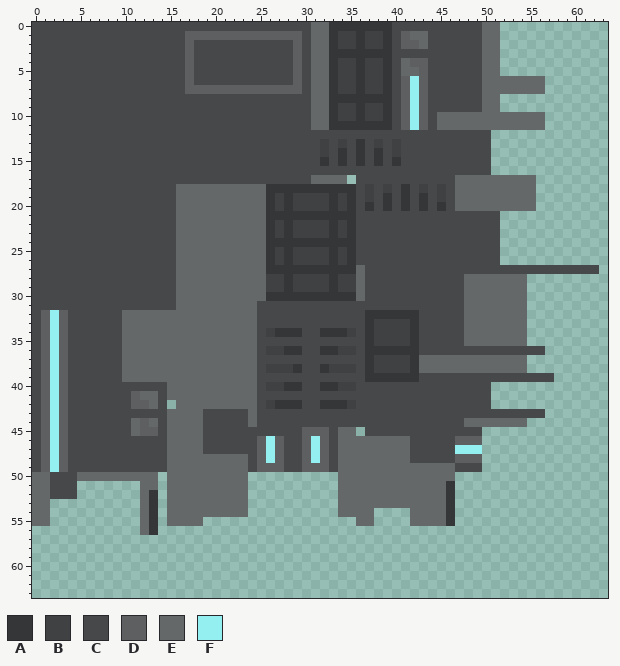
Edited in one commit: pixel-art sprite (assets/minecraft/textures/spaceship/furniture/seat2.png). The picture above is the old version.
The file is 64x64 pixels. Colours within 5 levels of each other are drawn and written as one.
Palette (. is transparent): A #353637  B #3f4142  C #464849  D #5d5f60  E #656869  F #94eff1
Pixels before (only the part around the change), first column x 0:
 0 CCCCCCCCCCCCCCCCCCCCCCCCCCCCCCCEEAAAAAAACCCCCCCCCCEE............
 1 CCCCCCCCCCCCCCCCCDDDDDDDDDDDDDCEEABBABBACDEECCCCCCEE............
 2 CCCCCCCCCCCCCCCCCDCCCCCCCCCCCDCEEABBABBACDDECCCCCCEE............
 3 CCCCCCCCCCCCCCCCCDCCCCCCCCCCCDCEEAAAAAAACCCCCCCCCCEE............
 4 CCCCCCCCCCCCCCCCCDCCCCCCCCCCCDCEEABBABBACEDDCCCCCCEE............
 5 CCCCCCCCCCCCCCCCCDCCCCCCCCCCCDCEEABBABBACEEDCCCCCCEE............
 6 CCCCCCCCCCCCCCCCCDCCCCCCCCCCCDCEEABBABBACDFDCCCCCCEEEEEEE.......
 7 CCCCCCCCCCCCCCCCCDDDDDDDDDDDDDCEEABBABBACDFDCCCCCCEEEEEEE.......
 8 CCCCCCCCCCCCCCCCCCCCCCCCCCCCCCCEEAAAAAAACDFDCCCCCCEE............
 9 CCCCCCCCCCCCCCCCCCCCCCCCCCCCCCCEEABBABBACDFDCCCCCCEE............
10 CCCCCCCCCCCCCCCCCCCCCCCCCCCCCCCEEABBABBACDFDCEEEEEEEEEEEE.......
11 CCCCCCCCCCCCCCCCCCCCCCCCCCCCCCCEEAAAAAAACDFDCEEEEEEEEEEEE.......
12 CCCCCCCCCCCCCCCCCCCCCCCCCCCCCCCCCCCCCCCCCCCCCCCCCCC.............
13 CCCCCCCCCCCCCCCCCCCCCCCCCCCCCCCCBCBCACBCBCCCCCCCCCC.............
14 CCCCCCCCCCCCCCCCCCCCCCCCCCCCCCCCBCACACACBCCCCCCCCCC.............
15 CCCCCCCCCCCCCCCCCCCCCCCCCCCCCCCCACACACACACCCCCCCCCC.............
16 CCCCCCCCCCCCCCCCCCCCCCCCCCCCCCCCCCCCCCCCCCCCCCCCCCC.............
17 CCCCCCCCCCCCCCCCCCCCCCCCCCCCCCCEEEE.CCCCCCCCCCCEEEEEEEEE........
18 CCCCCCCCCCCCCCCCEEEEEEEEEEAAAAAAAAAACBCBCACBCBCEEEEEEEEE........
19 CCCCCCCCCCCCCCCCEEEEEEEEEEABABBBBABACBCACACACBCEEEEEEEEE........
20 CCCCCCCCCCCCCCCCEEEEEEEEEEABABBBBABACACACACACACEEEEEEEEE........
21 CCCCCCCCCCCCCCCCEEEEEEEEEEAAAAAAAAAACCCCCCCCCCCCCCCC............
22 CCCCCCCCCCCCCCCCEEEEEEEEEEABABBBBABACCCCCCCCCCCCCCCC............
23 CCCCCCCCCCCCCCCCEEEEEEEEEEABABBBBABACCCCCCCCCCCCCCCC............
24 CCCCCCCCCCCCCCCCEEEEEEEEEEAAAAAAAAAACCCCCCCCCCCCCCCC............
25 CCCCCCCCCCCCCCCCEEEEEEEEEEABABBBBABACCCCCCCCCCCCCCCC............
26 CCCCCCCCCCCCCCCCEEEEEEEEEEABABBBBABACCCCCCCCCCCCCCCC............
27 CCCCCCCCCCCCCCCCEEEEEEEEEEAAAAAAAAAAECCCCCCCCCCCCCCCCCCCCCCCCCC.
28 CCCCCCCCCCCCCCCCEEEEEEEEEEBBABBBBABBECCCCCCCCCCCEEEEEEE.........
29 CCCCCCCCCCCCCCCCEEEEEEEEEEBBABBBBABBECCCCCCCCCCCEEEEEEE.........
30 CCCCCCCCCCCCCCCCEEEEEEEEEEAAAAAAAAAAECCCCCCCCCCCEEEEEEE.........
31 CCCCCCCCCCCCCCCCEEEEEEEEECCCCCCCCCCCCCCCCCCCCCCCEEEEEEE.........
32 CDFDCCCCCCEEEEEEEEEEEEEEECCCCCCCCCCCCAAAAAACCCCCEEEEEEE.........
33 CDFDCCCCCCEEEEEEEEEEEEEEECCCCCCCCCCCCABBBBACCCCCEEEEEEE.........
34 CDFDCCCCCCEEEEEEEEEEEEEEECBAAACCAAABCABBBBACCCCCEEEEEEE.........
35 CDFDCCCCCCEEEEEEEEEEEEEEECCCCCCCCCCCCABBBBACCCCCEEEEEEE.........
36 CDFDCCCCCCEEEEEEEEEEEEEEECBBAACCAABBCAAAAAACCCCCCCCCCCCCC.......
37 CDFDCCCCCCEEEEEEEEEEEEEEECCCCCCCCCCCCABBBBAEEEEEEEEEEEE.........
38 CDFDCCCCCCEEEEEEEEEEEEEEECBBBACCABBBCABBBBAEEEEEEEEEEEE.........
39 CDFDCCCCCCEEEEEEEEEEEEEEECCCCCCCCCCCCAAAAAACCCCCCCCCCCCCCC......
40 CDFDCCCCCCCCCCCEEEEEEEEEECBBAACCAABBCCCCCCCCCCCCCCC.............
41 CDFDCCCCCCCDEECEEEEEEEEEECCCCCCCCCCCCCCCCCCCCCCCCCC.............
42 CDFDCCCCCCCDDEC.EEEEEEEEECBAAACCAAABCCCCCCCCCCCCCCC.............
43 CDFDCCCCCCCCCCCEEEECCCCCECCCCCCCCCCCCCCCCCCCCCCCCCCCCCCCC.......
44 CDFDCCCCCCCEDECEEEECCCCCECCCCCCCCCCCCCCCCCCCCCCCEEEEEEE.........
45 CDFDCCCCCCCEDDCEEEECCCCCCCCCCCDDDCEE.CCCCCCCCCCCCC..............
46 CDFDCCCCCCCCCCCEEEECCCCCCDFDCCDFDCEEEEEEEECCCCCDDD..............
47 CDFDCCCCCCCCCCCEEEECCCCCCDFDCCDFDCEEEEEEEECCCCCFFF..............
48 CDFDCCCCCCCCCCCEEEEEEEEECDFDCCDFDCEEEEEEEECCCCCDDD..............
49 CDFDCCCCCCCCCCCEEEEEEEEECDDDCCDDDCEEEEEEEEEEEEECCC..............
50 EECCCEEEEEEEEE.EEEEEEEEE..........EEEEEEEEEEEEE.................
51 EECCC.......EE.EEEEEEEEE..........EEEEEEEEEEEEA.................
52 EECCC.......EA.EEEEEEEEE..........EEEEEEEEEEEEA.................
53 EE..........EA.EEEEEEEEE..........EEEEEEEEEEEEA.................
54 EE..........EA.EEEEEEEEE..........EEEE....EEEEA.................
55 EE..........EA.EEEE.................EE....EEEEA.................
56 ............EA..................................................
57 ................................................................
58 ................................................................
59 ................................................................
Now the later version:
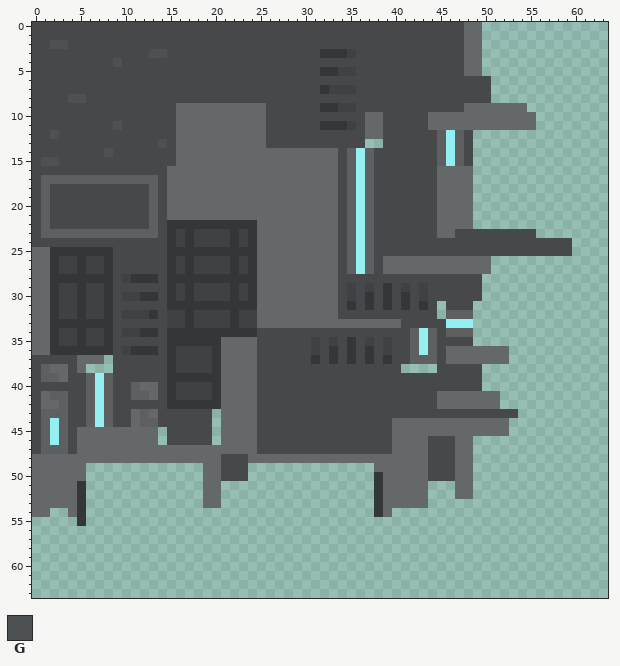
Colours new in this view: G #4e5152
Change:
Changed rows in their new state; - is an unchanged pixel.
first column x 0:
 0 -------------------------------CCCCCCCCC--------EE..-----------
 1 -----------------CCCCCCCCCCCCC-CCCCCCCCC-CCC----EE..-----------
 2 --GG-------------C-----------C-CCCCCCCCC-CCC----EE..-----------
 3 -------------GG--C-----------C-CA--BCCCC--------EE..-----------
 4 ---------G-------C-----------C-CCCCCCCCC-CCC----EE..-----------
 5 -----------------C-----------C-CA---CCCC-CCC----EE..-----------
 6 -----------------C-----------C-CCCCCCCCC-CCC------C......------
 7 -----------------CCCCCCCCCCCCC-CAB--CCCC-CCC------C......------
 8 ----GG-------------------------CCCCCCCCC-CCC------C.-----------
 9 ----------------EEEEEEEEEE-----CA---CCCC-CCC----EE--EEE--------
10 ----------------EEEEEEEEEE-----CCCCCCEEC-CCCE-----------.------
11 ---------G------EEEEEEEEEE-----CA--BCEEC-CCCE-----------.------
12 --G-------------EEEEEEEEEE-----------EE------DFD-..------------
13 --------------G-EEEEEEEEEE------C-C-C..-C----DFD-..------------
14 --------G-------EEEEEEEEEEEEEEEEEECDFDC-C----DFD-..------------
15 -GG-------------EEEEEEEEEEEEEEEEEECDFDC-C----DFD-..------------
16 ---------------EEEEEEEEEEEEEEEEEEE-DFD-------EEEE..------------
17 -DDDDDDDDDDDDD-EEEEEEEEEEEEEEEE---CDFD-------EE--.......-------
18 -D-----------D-E----------EEEEEEEECDFD-C-C-C-EE--.......-------
19 -D-----------D-E----------EEEEEEEECDFD-C-C-C-EE--.......-------
20 -D-----------D-E----------EEEEEEEECDFD-C-C-C-EE--.......-------
21 -D-----------D-E----------EEEEEEEECDFD-------EEEE...-----------
22 -D-----------D-AAAAAAAAAA-EEEEEEEECDFD-------EEEE...-----------
23 -DDDDDDDDDDDDD-ABABBBBABA-EEEEEEEECDFD-------EE-----CCCC-------
24 ---------------ABABBBBABA-EEEEEEEECDFD--------------CCCCCCCC---
25 EEAAAAAAA------AAAAAAAAAA-EEEEEEEECDFD--------------CCCCCCCC---
26 EEABBABBA------ABABBBBABA-EEEEEEEECDFD-EEEEEEEEEEEE.-----------
27 EEABBABBA------ABABBBBABA-EEEEEEEECDFD-EEEEEEEEEEEE............
28 EEAAAAAAA-BAAA-AAAAAAAAAA-EEEEEEEECCC-----------CC.....--------
29 EEABBABBA------ABABBBBABA-EEEEEEEEC-CB-A-B-B----CC.....--------
30 EEABBABBA-BBAA-ABABBBBABA-EEEEEEEECBCA-A-A-B----CC.....--------
31 EEABBABBA------AAAAAAAAAAEEEEEEEEE-A-A-A-A-A-.--C......--------
32 EEABBABBA-BBBACBBABBBBABBEEEEEEEEE---CCCCCC--.DDD......--------
33 EEAAAAAAA-CCCCCBBABBBBABBEEEEEEEEEEEEEEEECC---FFF......--------
34 EEABBABBA-BBAACAAAAAAAAAA-CCCC--CCCC-CCCCCDFD-DDD......--------
35 EEABBABBA-CCCCCAAAAAA----------B-B-A-BC-CCDFD---C......--------
36 EEAAAAAAA-BAAACABBBBA-----CCCC-BC-CA--CBCCDFD-EEEEEEE....------
37 -CCC-EEE.-CCCCCABBBBA----------A-A-A--CACCDDDC-------..--------
38 --EE-E...-CCCCCABBBBA-----CCCC--CCCC-CCCC....CCCCC.....--------
39 --DE--DFD-CCCCCAAAAAA----------------CCCCCC-------........-----
40 -CCC--DFD--DEE-ABBBBA-----CCCC--CCCC--------------.------------
41 -ED---DFD---D--ABBBBA------------------------EEEEEEE-----------
42 -EE---DFD--CCC-AAAAAA-----CCCC--CCCC---------EEEEEEE-----------
43 --D---DFD--EDE-CCCC-.EEE------------------------------...------
44 ------DFD----D-CCCC-.EEE----------------EEEEEEEE-----..--------
45 -----EEEEEE-EE.CCCC-.EEEE-----CCC-CCC---EEEEEEEEEEEEE----------
46 -----EEEEEEEEE.CCCC-.EEEECCC--CCC-CCCCCC--EE---EE.-------------
47 --D--EEEEEEEEEE----EEEEEECCC--CCC-CCCCCC--EE---EE.-------------
48 EEEEEEEEEEEEEEE------CCCEEEEEEEEEE--------EE---EE.-------------
49 EEEEEE.............--CCC..............------CCCEE.-------------
50 --EEE-........-....--CCC----------....A-----CCCEE--------------
51 --EEEA------..-....--...----------....A-----...EE--------------
52 --EEEA------..-....--...----------....A-----...EE--------------
53 --EEEA------..-....--...----------....A-----...----------------
54 ----EA------..-.........----------....AE--.....----------------
55 ..---A------..-....-----------------..----.....----------------
56 ------------..-------------------------------------------------
Boxes around the changes in both pictures, in picture pixels (x1, y1, x2, y2):
changed: (32, 22, 599, 535)
